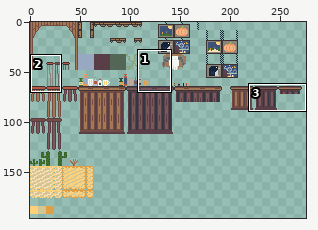
Two versions of one pixel-art file, assets/images/aseprite/cowboy/CowboyTilemap.aseprite. Above, an overview of the earlier version with the close-up marked.
Close-up. Before:
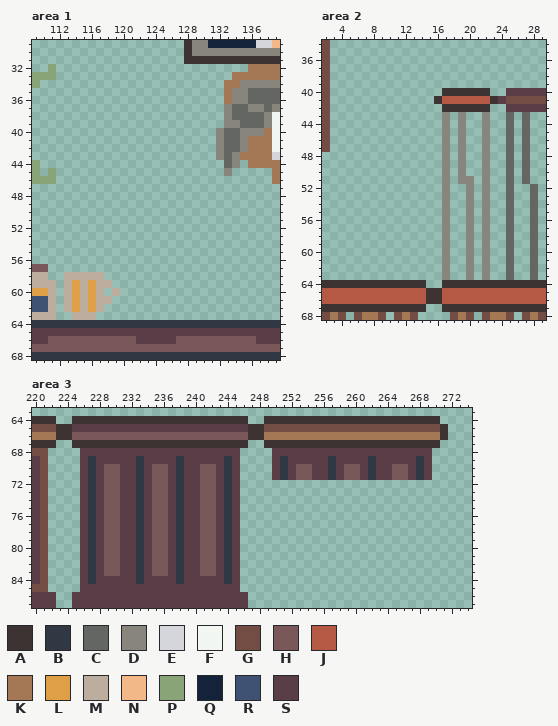
320x800 pixels, 1 frame. Shown: area 1: x 109..139, y 29..68; area 2: x 2..29, y 34..68; area 3: x 220..274, y 63..87. The wide view leaves out empty margins.
Palette (. is transparent): A #3d3333  B #303843  C #636663  D #87857c  E #d5d6db  F #f1f6f0  G #734c44  H #7a5859  J #b55945  K #a57855  L #de9f47  M #bcad9f  N #f2b888  P #89a477  Q #14233a  R #405273  S #593e47
Pixels before, area 1, first column x 109:
29 ...................ADDQQQQQQEEN
30 ...................ADDDDDDDDDDD
31 ...................AAAAAAAAAAAA
32 ..P........................KKKK
33 PPP......................KKKKKK
34 P.......................KKDDDDD
35 ........................KDDCCCC
36 ........................KDDCCCC
37 ........................DCCDDCD
38 ........................DCCCCDF
39 ........................DDCCCDF
40 .......................DCCDDDKF
41 .......................DCCDKKKF
42 .......................DCCDKKKF
43 .......................DCDKKKKE
44 P.......................CD.KKKK
45 P.P.....................D.....K
46 PPP...........................K
47 ...............................
48 ...............................
49 ...............................
50 ...............................
51 ...............................
52 ...............................
53 ...............................
54 ...............................
55 ...............................
56 ...............................
57 HH.............................
58 MM..MMMMM......................
59 MMM.MLMLMM.....................
60 LLM.MLMLM.M....................
61 RRM.MLMLMM.....................
62 RRM.MLMLM......................
63 MMM..MMM.......................
64 BBBBBBBBBBBBBBBBBBBBBBBBBBBBBBB
65 SSSSSSSSSSSSSSSSSSSSSSSSSSSSSSS
66 SSHHHHHHHHHHHSSSSSHHHHHHHHHHSSS
67 HHHHHHHHHHHHHHHHHHHHHHHHHHHHHHH
68 BBBBBBBBBBBBBBBBBBBBBBBBBBBBBBB
Pixels before, area 2, first column x 2:
34 G...........................
35 G...........................
36 G...........................
37 G...........................
38 G...........................
39 G...........................
40 G..............AAAAAA..SSSSS
41 G.............AJJJJJJASGGGGG
42 G..............AAAAAA..SSSSS
43 G..............D.D..D..C.C..
44 G..............D.D..D..C.C..
45 G..............D.D..D..C.C..
46 G..............D.D..D..C.C..
47 G..............D.D..D..C.C..
48 ...............D.D..D..C.C..
49 ...............D.D..D..C.C..
50 ...............D.D..D..C.C..
51 ...............D.DD.D..C.C..
52 ...............D..D.D..C..C.
53 ...............D..D.D..C..C.
54 ...............D..D.D..C..C.
55 ...............D..D.D..C..C.
56 ...............D..D.D..C..C.
57 ...............D..D.D..C..C.
58 ...............D..D.D..C..C.
59 ...............D..D.D..C..C.
60 ...............D..D.D..C..C.
61 ...............D..D.D..C..C.
62 ...............D..D.D..C..C.
63 ...............D..D.D..C..C.
64 AAAAAAAAAAAAA..AAAAAAAAAAAAA
65 JJJJJJJJJJJJJAAJJJJJJJJJJJJJ
66 JJJJJJJJJJJJJAAJJJJJJJJJJJJJ
67 AAAAAAAAAAAAA..AAAAAAAAAAAAA
68 GKG.GKKG.GKG....GKG.GKKG.GKG
Pixels before, area 3, first column x 220:
64 AAA..AAAAAAAAAAAAAAAAAAAAAA..AAAAAAAAAAAAAAAAAAAAAA.
65 GGGAASSSSSSSSSSSSSSSSSSSSSSAAGGGGGGGGGGGGGGGGGGGGGGA
66 KKKAAHHHHHHHHHHHHHHHHHHHHHHAAKKKKKKKKKKKKKKKKKKKKKKA
67 AAA..AAAAAAAAAAAAAAAAAAAAAA..AAAAAAAAAAAAAAAAAAAAAA.
68 GG....SSSSSSSSSSSSSSSSSSSS....SSSSSSSSSSSSSSSSSSSS..
69 SG....SBSSSSSBSSSSBSSSSSBS....SBSSSSSBSSSSBSSSSSBS..
70 SG....SBSHHSSBSHHSBSSHHSBS....SBSHHSSBSHHSBSSHHSBS..
71 SG....SBSHHSSBSHHSBSSHHSBS....SBSHHSSBSHHSBSSHHSBS..
72 SG....SBSHHSSBSHHSBSSHHSBS..........................
73 SG....SBSHHSSBSHHSBSSHHSBS..........................
74 SG....SBSHHSSBSHHSBSSHHSBS..........................
75 SG....SBSHHSSBSHHSBSSHHSBS..........................
76 SG....SBSHHSSBSHHSBSSHHSBS..........................
77 SG....SBSHHSSBSHHSBSSHHSBS..........................
78 SG....SBSHHSSBSHHSBSSHHSBS..........................
79 SG....SBSHHSSBSHHSBSSHHSBS..........................
80 SG....SBSHHSSBSHHSBSSHHSBS..........................
81 SG....SBSHHSSBSHHSBSSHHSBS..........................
82 SG....SBSHHSSBSHHSBSSHHSBS..........................
83 SG....SBSHHSSBSHHSBSSHHSBS..........................
84 SG....SBSSSSSBSSSSBSSSSSBS..........................
85 GG....SSSSSSSSSSSSSSSSSSSS..........................
86 SSS..SSSSSSSSSSSSSSSSSSSSSS.........................
87 SSS..SSSSSSSSSSSSSSSSSSSSSS.........................
The same view after the edit:
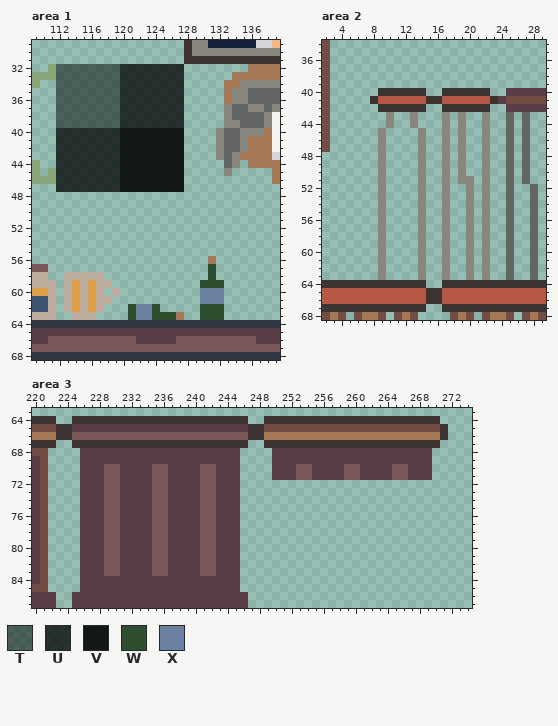
Colours new in this view: T #0000007d  U #000000bd  V #000000dd  W #2f4d2f  X #6c81a1
Changes in this commit:
Changed rows in their new state; - is an unchanged pixel.
Area 1, layer "Layer 1":
first column x 112:
32 TTTTTTTTUUUUUUUU
33 TTTTTTTTUUUUUUUU
34 TTTTTTTTUUUUUUUU
35 TTTTTTTTUUUUUUUU
36 TTTTTTTTUUUUUUUU
37 TTTTTTTTUUUUUUUU
38 TTTTTTTTUUUUUUUU
39 TTTTTTTTUUUUUUUU
40 UUUUUUUUVVVVVVVV
41 UUUUUUUUVVVVVVVV
42 UUUUUUUUVVVVVVVV
43 UUUUUUUUVVVVVVVV
44 UUUUUUUUVVVVVVVV
45 UUUUUUUUVVVVVVVV
46 UUUUUUUUVVVVVVVV
47 UUUUUUUUVVVVVVVV
first column x 121:
56 ----------K-
57 ----------W-
58 ----------W-
59 ---------WWW
60 ---------XXX
61 ---------XXX
62 WXXW-----WWW
63 WXXWWWK--WWW
Area 2, layer "Layer 1":
first column x 8:
40 -AAAAAA-
41 AJJJJJJA
42 -AAAAAA-
43 --D--D--
44 --D--D--
45 -D----D-
46 -D----D-
47 -D----D-
48 -D----D-
49 -D----D-
50 -D----D-
51 -D----D-
52 -D----D-
53 -D----D-
54 -D----D-
55 -D----D-
56 -D----D-
57 -D----D-
58 -D----D-
59 -D----D-
60 -D----D-
61 -D----D-
62 -D----D-
63 -D----D-
Area 3, layer "Layer 1":
first column x 227:
69 S-----S----S-----S------S-----S----S-----S
70 S-----S----S-----S------S-----S----S-----S
71 S-----S----S-----S------S-----S----S-----S
72 S-----S----S-----S------------------------
73 S-----S----S-----S------------------------
74 S-----S----S-----S------------------------
75 S-----S----S-----S------------------------
76 S-----S----S-----S------------------------
77 S-----S----S-----S------------------------
78 S-----S----S-----S------------------------
79 S-----S----S-----S------------------------
80 S-----S----S-----S------------------------
81 S-----S----S-----S------------------------
82 S-----S----S-----S------------------------
83 S-----S----S-----S------------------------
84 S-----S----S-----S------------------------
